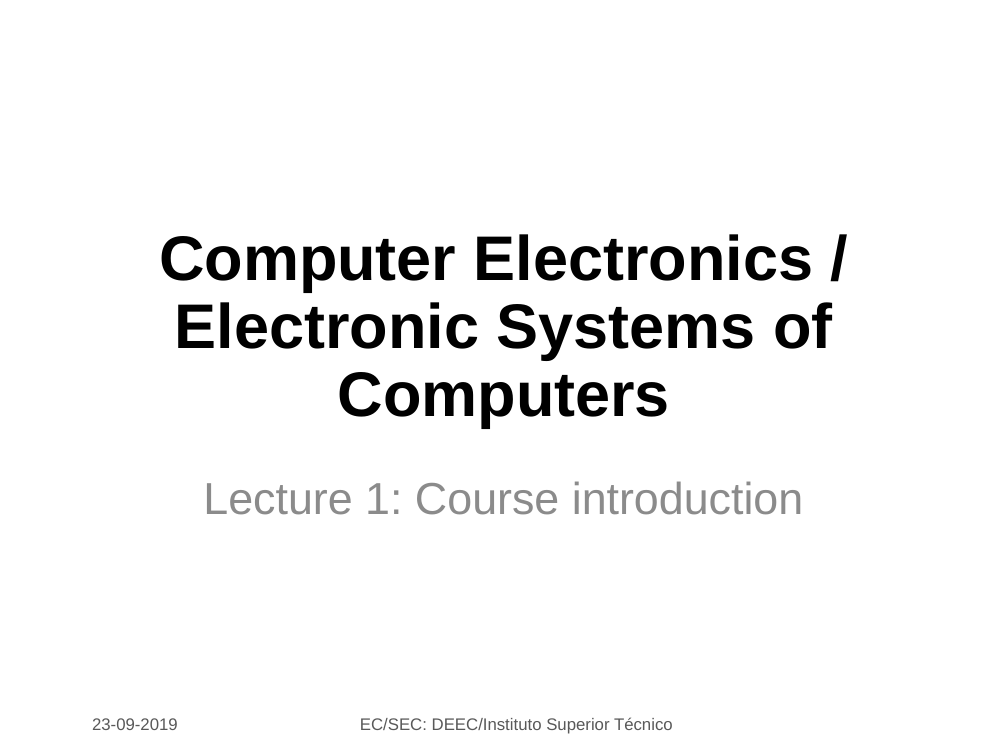
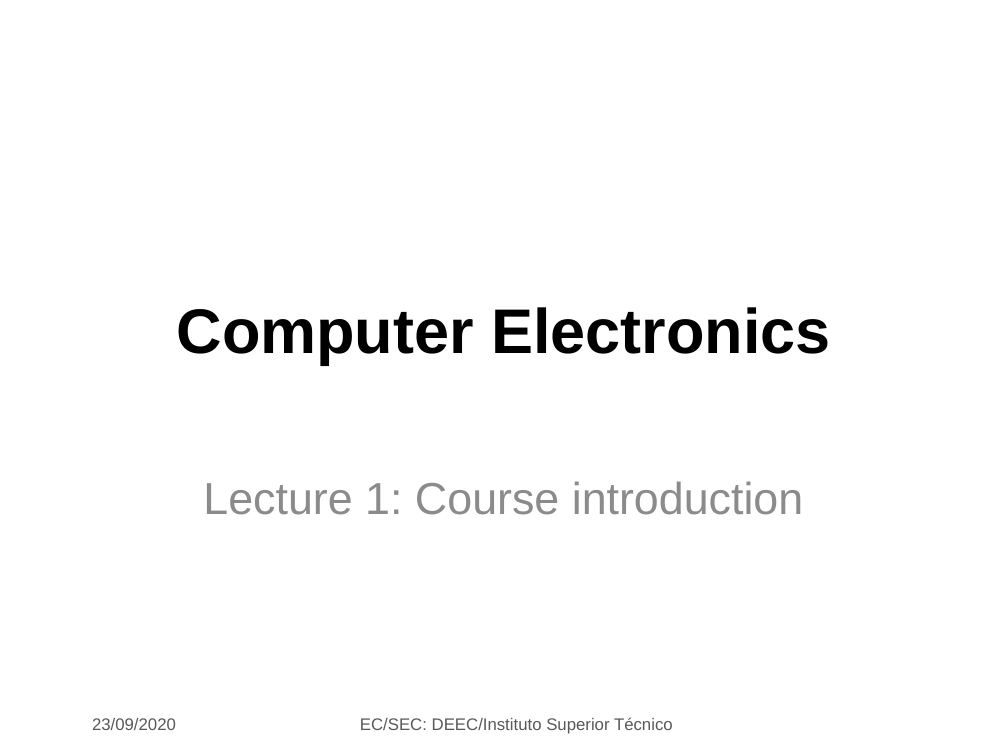
Before and after one commit to jjts/ist-sec, a slide deck: slide 1 of lectures/l1_intro/l1.odp. Drawn at 1008x756 pixels with LibreOffice and Linux fonts; fonts in the diff are those of the drawing; background and template pictures are left out. Boxes give left, top, right and bottom in pixels: in the first picture for what was removed or moved away, otherwise in the second. Text is boxed around its words. In the diff, an @@ line names an element or a change of style, - is before the commit and + after.

```diff
--- a/lectures/l1_intro/l1.odp
+++ b/lectures/l1_intro/l1.odp
@@ title at (177, 307, 830, 365): text changed @@
-Computer Electronics /
-Electronic Systems of Computers
+Computer Electronics
@@ text at (92, 718, 176, 730): text changed @@
-23-09-2019
+23/09/2020
```
Also in this commit, not shown: 9 other slides changed, 10 slides added, 2 slides removed, 10 other files.
